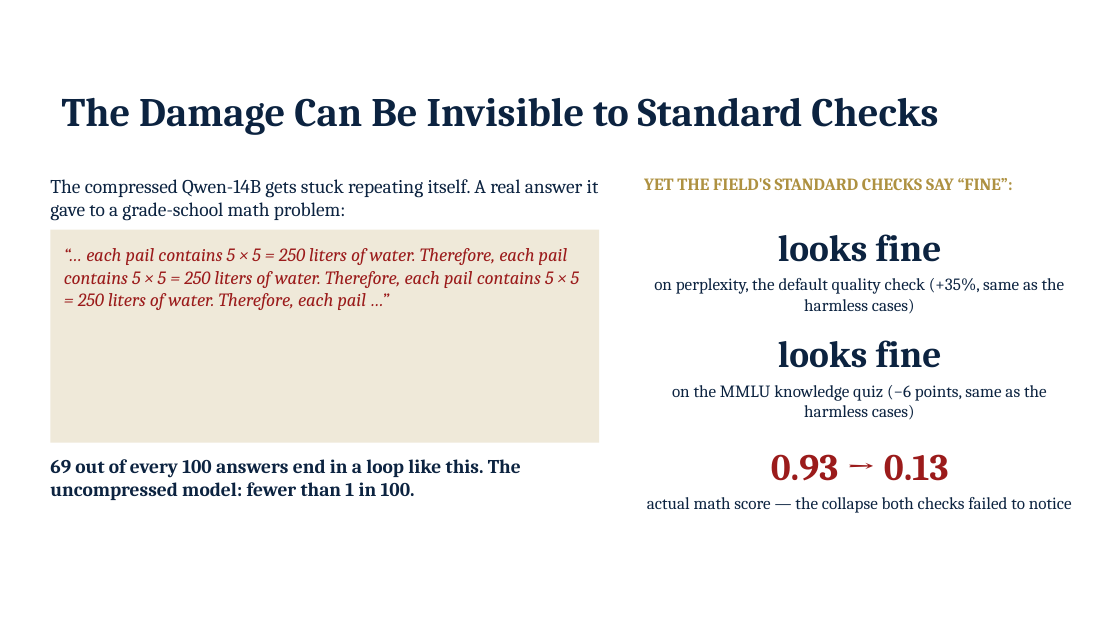
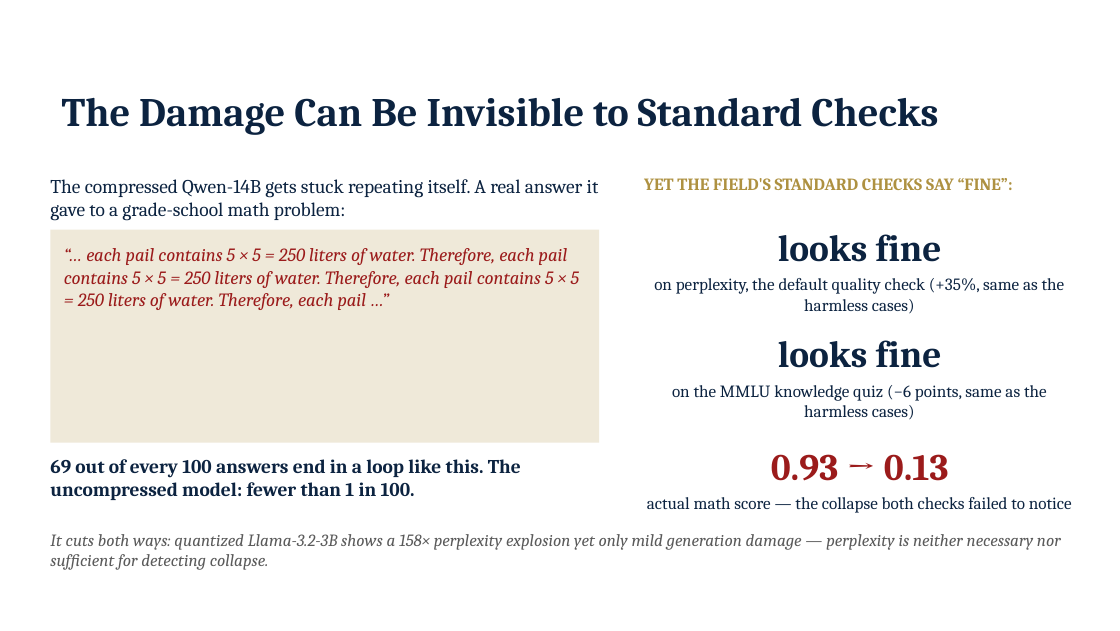
Before and after one commit to JiahaoZheng24/Instruction-Following-Attention-Head-Sensitive, a slide deck: slide 15 of paper/IFH_advisor_update_2026-09-03.pptx. Drawn at 1120x631 pixels with LibreOffice and Linux fonts; fonts in the diff are those of the drawing; background and template pictures are left out. Boxes give left, top, right and bottom in pixels: in the first picture for what was removed or moved away, otherwise in the second. Text is boxed around its words. In the diff, an @@ line names an element or a change of style, - is before the commit and + after.

Commit message:
W18 verdicts: reverse dissociation confirmed (l32 158x PPL, mild generation); Yi MMLU = harness artifact; FINAL freeze

```diff
--- a/paper/IFH_advisor_update_2026-09-03.pptx
+++ b/paper/IFH_advisor_update_2026-09-03.pptx
@@ text added at (50,534,1061,570), 11 pt, text #5A5A5A, italic @@
+It cuts both ways: quantized Llama-3.2-3B shows a 158× perplexity explosion yet only mild generation damage — perplexity is neither necessary nor sufficient for detecting collapse.
```
Also in this commit, not shown: 6 other files.
